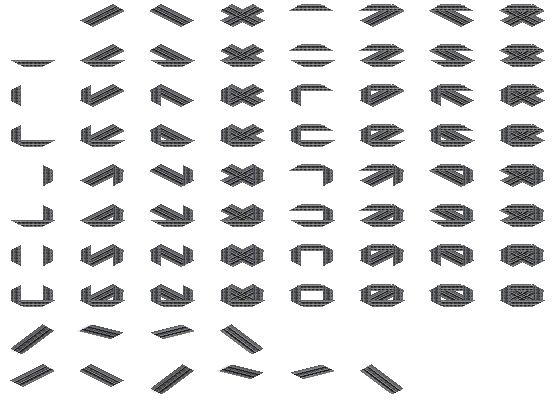
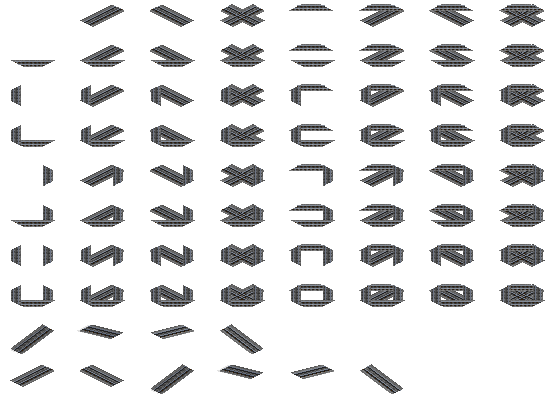
Layers edited between the first and the second (559, 400) image:
painted on "b_parts_1435_jp_slab_blst_row copy" (1st of 4, in "Rows") over (112, 284, 441, 287)
painted on "b_parts_1435_jp_slab_blst_row" (1st of 4, in "Rows") over (112, 244, 441, 247)
painted on "b_parts_1435_jp_slab_blst_row copy" (2nd of 4, in "Rows") over (112, 204, 441, 207)
painted on "b_parts_1435_jp_slab_blst_row" (2nd of 4, in "Rows") over (112, 164, 441, 167)
painted on "b_parts_1435_jp_slab_blst_row copy" (3rd of 4, in "Rows") over (112, 124, 441, 127)
painted on "b_parts_1435_jp_slab_blst_row" (3rd of 4, in "Rows") over (112, 84, 441, 87)
painted on "b_parts_1435_jp_slab_blst_row copy" (4th of 4, in "Rows") over (112, 44, 441, 47)
painted on "b_parts_1435_jp_slab_blst_row" (4th of 4, in "Rows") over (112, 4, 441, 7)
